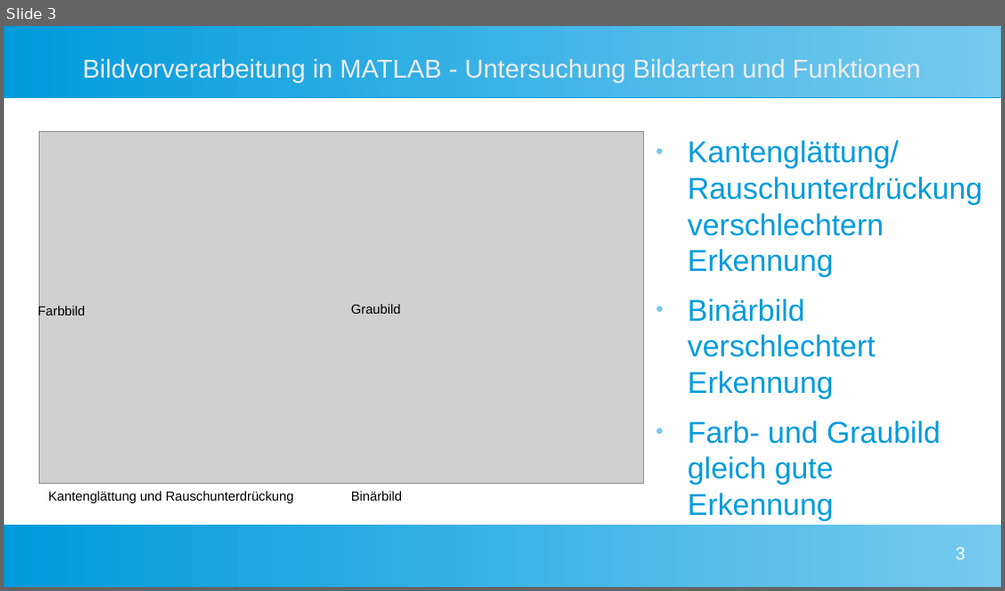
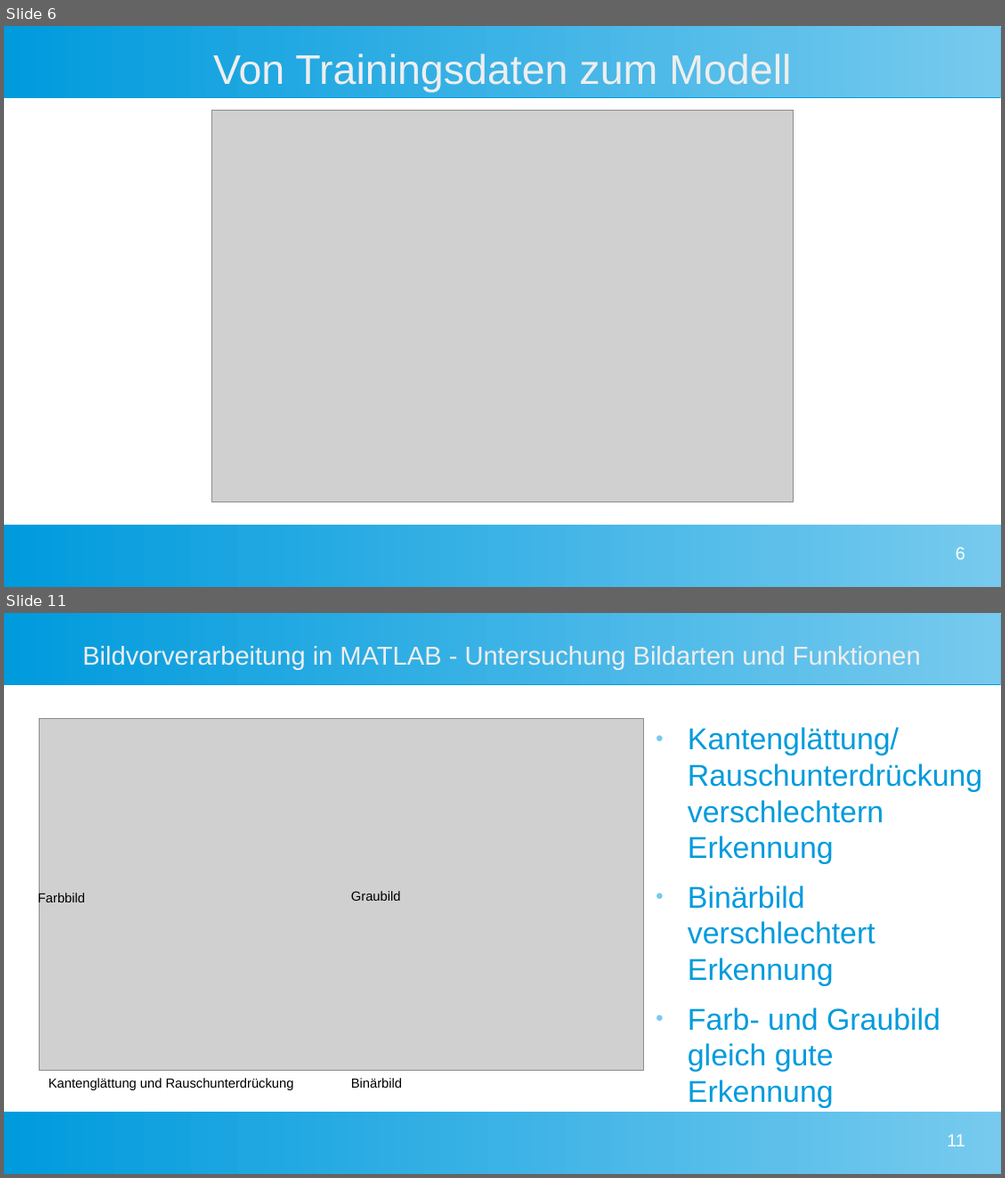
Before and after one commit to Commander-Philip/the-machine-learning-brick, a slide deck: docs/Präsentation.odp. Shown one above the other, each under a label of ours: slide 3 before the commit, slides 6 and 11 after it; the slides between them are not shown. The pictures are 1005x591 and 1005x1178 pixels, drawn with LibreOffice and Linux fonts; fonts in the diff are those of the drawing; grey boxes stand for pictures. Boxes give left, top, right and bottom in pixels: in the first picture for what was removed or moved away, otherwise in the second. Text is boxed around its words. In the diff, an @@ line names an element or a change of style, - is before the commit and + after.

```diff
--- a/docs/Präsentation.odp
+++ b/docs/Präsentation.odp
@@ slide 6 added at (x1=4, y1=26, x2=1001, y2=587), background #FFFFFF; not listed: 2 template elements that a slide beside it also shows @@
@@ title added at (x1=213, y1=54, x2=791, y2=92), 33 pt, text #EEEEEE @@
+Von Trainingsdaten zum Modell
@@ picture added at (x1=212, y1=111, x2=793, y2=503) @@
@@ page number added at (x1=955, y1=547, x2=965, y2=559), 14 pt, text #FFFFFF @@
+6
@@ what was slide 3 is now slide 11 @@
@@ page number at (x1=947, y1=1134, x2=965, y2=1146): text changed @@
-3
+11
```
Also in this commit, not shown: 14 other slides added, 3 slides removed, 4 other files.
